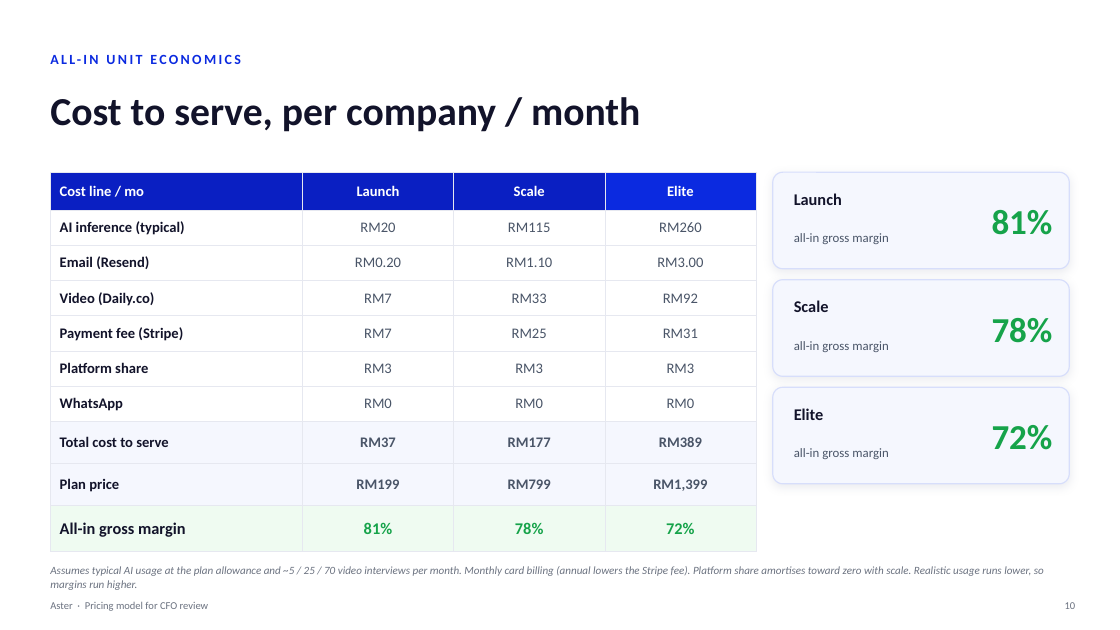
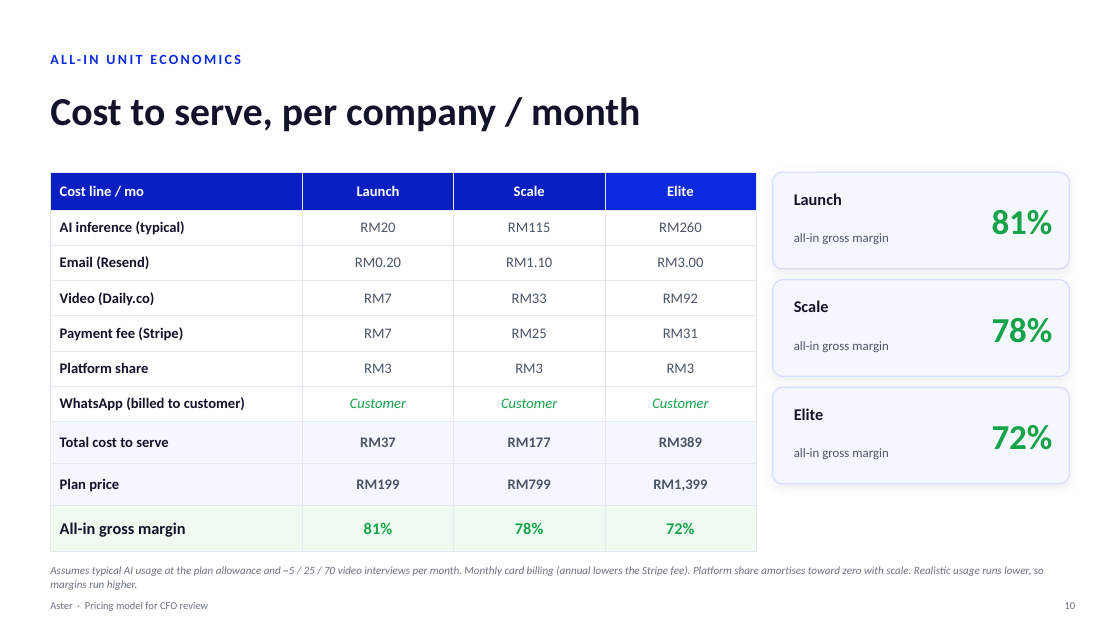
Before and after one commit to shahramly83/aster, a slide deck: slide 10 of docs/aster-pricing-cfo.pptx. Drawn at 1120x630 pixels with LibreOffice and Linux fonts; fonts in the diff are those of the drawing. Boxes give left, top, right and bottom in pixels: in the first picture for what was removed or moved away, otherwise in the second. Text is boxed around its words. In the diff, an @@ line names an element or a change of style, - is before the commit and + after.

```diff
--- a/docs/aster-pricing-cfo.pptx
+++ b/docs/aster-pricing-cfo.pptx
@@ table at [50,172,756,541] @@
-row 7: WhatsApp | RM0 | RM0 | RM0
+row 7: WhatsApp (billed to customer) | Customer | Customer | Customer
```
Also in this commit, not shown: 1 other slide changed.
